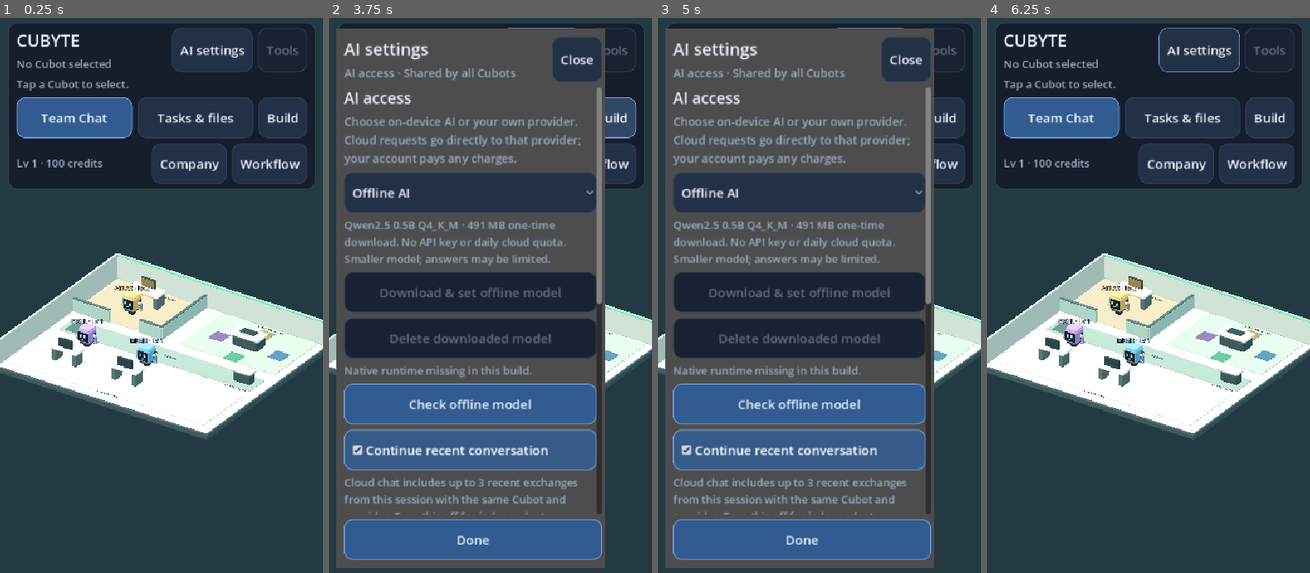
Above: before the commit, frames 1-4 (left to right).
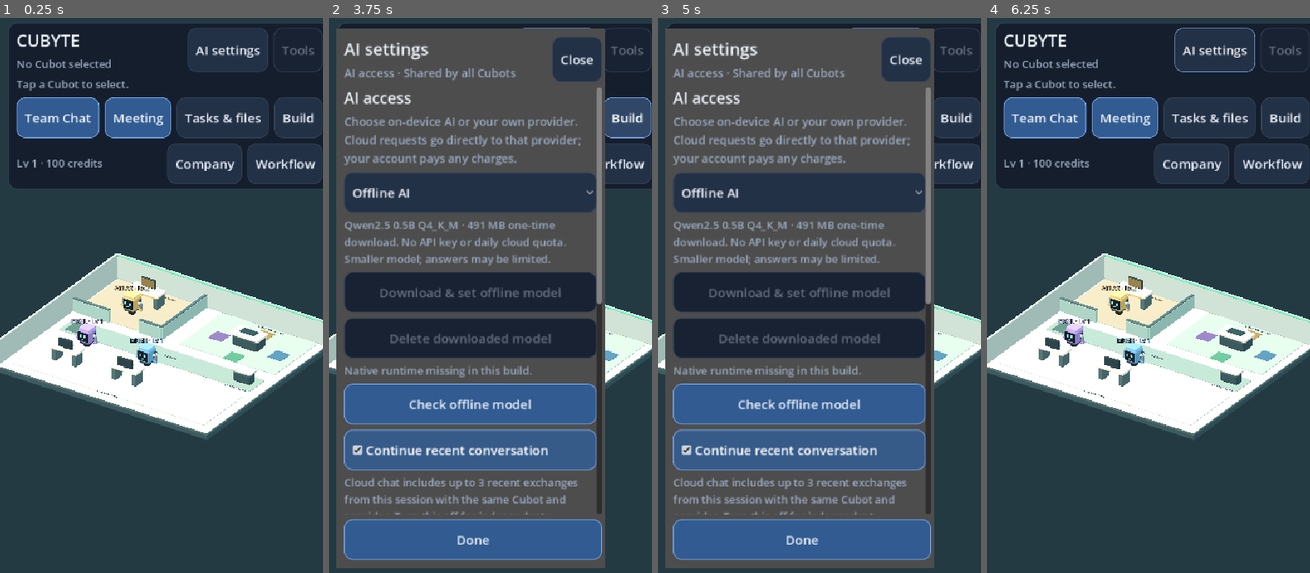
Above: after the commit, the same moments.

Repository: joparoxxx/VOXHAVEN
Game: Godot game, scene res://scenes/office.tscn
Two runs of this game, one before a commit and one after it. Both use one fixed random seed, a clock stepped at 60 frames per second and the inputs below.
Inputs (mouse positions are in pixels of both pictures, inside the frame that each line leads up to):
- Up to frame 1 (0.25 s): no input
- Up to frame 2 (3.75 s): click "AI settings" at 0.5 s; click "Team Chat" at 1.25 s; click "Tasks & files" at 2 s; click (467, 117) at 2.75 s, where only the run after the commit has a clickable "Meeting"; click "Build" at 3.5 s
- Up to frame 3 (5 s): click "Company" at 4.25 s
- Up to frame 4 (6.25 s): click "Workflow" at 5 s; click "Done" at 5.75 s

The runs differ from the first frame. In frame 1, 4.8% of the frame differs, in the area x 7-100%, y 1-31%; in frame 2, 1.2%; in frame 3, 1.0%; in frame 4, 4.9%.

Commit message:
feat(meetings): gather Cubots, animate speakers and execute reviewed project workflows [skip ci]

Diff:
--- a/game/scenes/office.gd
+++ b/game/scenes/office.gd
@@ -9,6 +9,15 @@
 const AIConsole = preload("res://scenes/ai_console.gd")
 const TeamChat = preload("res://scenes/team_chat.gd")
 var team_chat: Window
+var meeting_room: Window
+var meeting_button: Button
+var meeting_active := false
+var meeting_arrivals: Array[int] = []
+var meeting_walker := -1
+var meeting_route: Array[Vector3] = []
+var meeting_plan_pending := false
+var meeting_speaker := -1
+var meeting_line_until := 0.0
 var team_task_id := ""
 const Workspace = preload("res://scenes/workspace.gd")
 var workspace: Window
@@ -384,6 +393,9 @@
 	var team_button := UI.button("Team Chat", _show_team, true)
 	team_button.size_flags_horizontal = Control.SIZE_EXPAND_FILL
 	workspace_row.add_child(team_button)
+	meeting_button = UI.button("Meeting", _call_meeting, true)
+	meeting_button.size_flags_horizontal = Control.SIZE_EXPAND_FILL
+	workspace_row.add_child(meeting_button)
 	var workspace_button := UI.button("Tasks & files", _show_workspace)
 	workspace_button.size_flags_horizontal = Control.SIZE_EXPAND_FILL
 	workspace_row.add_child(workspace_button)
@@ -476,6 +488,13 @@
 	team_chat.hide()
 	add_child(team_chat)
 	team_chat.connect("proposal_approved", _team_task)
+	meeting_room = TeamChat.new()
+	meeting_room.set("meeting_mode", true)
+	meeting_room.hide()
+	add_child(meeting_room)
+	meeting_room.connect("project_plan_ready", _review_meeting_plan)
+	meeting_room.connect("speaker_changed", _meeting_speaker_changed)
+	meeting_room.connect("meeting_ended", _end_meeting)
 	workspace = Workspace.new()
 	workspace.hide()
 	add_child(workspace)
@@ -499,7 +518,7 @@
 	_select_cubot(-1)
 
 func _select_cubot(index: int) -> void:
-	if busy or index < -1 or index >= ROBOT_IDS.size() or (index >= 0 and not roster.is_active(ROBOT_IDS[index])):
+	if busy or meeting_active or index < -1 or index >= ROBOT_IDS.size() or (index >= 0 and not roster.is_active(ROBOT_IDS[index])):
 		return
 	_end_conversation()
 	_stop_ambient()
@@ -520,11 +539,15 @@
 	_refresh_binding()
 
 func _toggle_tools() -> void:
+	if meeting_active:
+		return
 	if selected < 0:
 		return
 	tools_panel.visible = not tools_panel.visible
 
 func _show_ai_settings() -> void:
+	if meeting_active:
+		return
 	if not busy:
 		ai_console.show_settings_for(ROBOT_IDS[selected] if selected >= 0 else "")
 
@@ -602,7 +625,7 @@
 		point = event.position
 	else:
 		return
-	if busy:
+	if busy or meeting_active:
 		return
 	var nearest := -1
 	var distance := 42.0
@@ -618,7 +641,7 @@
 	get_viewport().set_input_as_handled()
 
 func _queue(tool: String, payload: String, requested_by: String = "") -> void:
-	if busy or selected < 0:
+	if busy or meeting_active or selected < 0:
 		return
 	pending_id = engine.enqueue(ROBOT_IDS[selected], tool, payload, requested_by)
 	if pending_id.is_empty():
@@ -671,6 +694,9 @@
 	if face_update_wait >= 0.08:
 		face_update_wait = 0.0
 		_update_faces()
+	if meeting_active:
+		_update_meeting(delta)
+		return
 	if not busy:
 		_update_ambient(delta)
 		if selected >= 0 and not _modal_open():
@@ -719,6 +745,8 @@
 			face_states[i] = "idle"
 			face_until[i] = 0.0
 		var state: String = face_states[i]
+		if meeting_active and meeting_walker < 0 and meeting_arrivals.is_empty():
+			state = "talking" if i == meeting_speaker and face_clock < meeting_line_until else "listening"
 		if i in interaction_ids and not dialogue_lines.is_empty() and state == "idle":
 			state = "talking" if i == interaction_ids[Social.speaker(dialogue_turn)] else "listening"
 		if i == selected or state != "idle":
@@ -763,6 +791,8 @@
 	if not requester.is_empty():
 		route = requester.to_upper() + " → " + route
 	status.text = route + ": " + str(task["status"])
+	if is_instance_valid(meeting_room) and meeting_room.call("tracks_task", str(task["id"])) and task["status"] in ["succeeded","failed","cancelled","interrupted"]:
+		meeting_room.call("record_task_result", task)
 	if str(task["id"]) == team_task_id and task["status"] in ["succeeded", "failed", "cancelled", "interrupted"]:
 		team_chat.call("record_task_result", task)
 		team_task_id = ""
@@ -841,6 +871,8 @@
 	column.add_child(skill_status)
 
 func _show_skills() -> void:
+	if meeting_active:
+		return
 	if busy or selected < 0:
 		return
 	_refresh_skill_picker()
@@ -887,6 +919,8 @@
 		run_png.disabled = not engine.is_ready() or not roster.can_use(ROBOT_IDS[selected], "png")
 
 func _run_skill() -> void:
+	if meeting_active:
+		return
 	if busy or selected < 0:
 		return
 	var binding: Dictionary = skills.get_binding(ROBOT_IDS[selected])
@@ -975,6 +1009,8 @@
 	column.add_child(robot_dialog_status)
 
 func _show_robot_profile() -> void:
+	if meeting_active:
+		return
 	if busy or selected < 0:
 		return
 	var id: String = ROBOT_IDS[selected]
@@ -1021,6 +1057,8 @@
 	robot_dialog_status.text = "Saved locally." if ok else "One or more settings failed to save. Reopen to check."
 
 func _delegate_task() -> void:
+	if meeting_active:
+		return
 	if busy or selected != 0:
 		return
 	var tool: String = Tools.IDS[manager_tool.selected]
@@ -1039,10 +1077,14 @@
 	_queue(tool, ("" if tool == "png" else (input.text if tool == "text" else local_payload.text)), "atlas")
 
 func _show_ai() -> void:
+	if meeting_active:
+		return
 	if not busy and selected >= 0:
 		ai_console.show_for(ROBOT_IDS[selected])
 
 func _ai_task(robot_id: String, tool: String, payload: String, worker_id: String) -> void:
+	if meeting_active:
+		return
 	if busy or not roster.can_use(robot_id, tool) or not roster.can_use(worker_id, tool):
 		status.text = "AI tool request denied or worker busy."
 		return
@@ -1060,21 +1102,27 @@
 	_queue(tool, payload, robot_id if worker_id != robot_id else "")
 
 func _show_team() -> void:
+	if meeting_active:
+		return
 	if not busy and not ai_console.online_busy:
 		team_chat.call("show_team", ai_console)
 
 func _create_selected_file() -> void:
+	if meeting_active:
+		return
 	if selected < 0 or busy or local_tool.selected < 0:
 		return
 	var tool: String = Tools.IDS[local_tool.selected]
 	_queue(tool, "" if tool == "png" else local_payload.text)
 
 func _show_workspace() -> void:
+	if meeting_active:
+		return
 	if not busy and not ai_console.online_busy:
 		workspace.call("show_workspace", engine)
 
 func _run_queued(id: String) -> void:
-	if busy:
+	if busy or meeting_active:
 		return
 	var task: Dictionary = engine.get_task(id)
 	if task.get("status") != "queued":
@@ -1221,6 +1269,8 @@
 	column.add_child(layout_status)
 
 func _show_build() -> void:
+	if meeting_active:
+		return
 	if busy or ai_console.online_busy:
 		return
 	_layout_robot_selected(robot_picker.selected)
@@ -1292,6 +1342,8 @@
 		layout_status.text = "Robot color saved."
 
 func _run_workflow() -> void:
+	if meeting_active:
+		return
 	if busy or selected < 0 or skill_picker.selected < 0:
 		return
 	var payloads: Variant = JSON.parse_string(workflow_payloads.text)
@@ -1316,6 +1368,8 @@
 		return
 	if ai_console.visible:
 		ai_console.handle_back()
+	elif meeting_active:
+		meeting_room.call("_close")
 	elif is_instance_valid(team_chat) and team_chat.visible:
 		team_chat.call("_close")
 	elif is_instance_valid(workspace) and workspace.visible:
@@ -1395,6 +1449,8 @@
 		company_label.text = "Lv " + str(company.level()) + " · " + str(int(data["credits"])) + " credits"
 
 func _show_company() -> void:
+	if meeting_active:
+		return
 	if not busy and not ai_console.online_busy:
 		company_hq.call("show_company", company)
 
@@ -1435,12 +1491,16 @@
 			_box(decorations, Vector3(1.25 - line * 0.15, 0.035, 0.015), Vector3(3.35, 1.68 - line * 0.17, -5.85), Color("#6d8e99"))
 
 func _show_workflow_builder() -> void:
-	if not busy and not ai_console.online_busy:
+	if not busy and not meeting_active and not ai_console.online_busy:
+		meeting_plan_pending = false
 		workflow_builder.call("show_builder", engine, roster)
 
 func _start_team_workflow(ids: Array) -> void:
-	if busy or ids.is_empty():
-		return
+	if busy or meeting_active or ids.is_empty():
+		return
+	if meeting_plan_pending:
+		meeting_room.call("register_project_tasks", ids)
+		meeting_plan_pending = false
 	workflow_queue.clear()
 	for id in ids:
 		workflow_queue.append(str(id))
@@ -1460,7 +1520,7 @@
 	ambient_wait = 4.0
 
 func _modal_open() -> bool:
-	for window in [ai_console, team_chat, workspace, build_dialog, robot_dialog, skill_dialog, company_hq, workflow_builder, mission_board]:
+	for window in [ai_console, team_chat, workspace, build_dialog, robot_dialog, skill_dialog, company_hq, workflow_builder, mission_board, meeting_room]:
 		if is_instance_valid(window) and window.visible:
 			return true
 	return false
@@ -1664,12 +1724,16 @@
 	Engine.max_fps = 30 if low_power else 60
 
 func _show_missions() -> void:
+	if meeting_active:
+		return
 	if busy or selected < 0 or not roster.is_active(ROBOT_IDS[selected]):
 		return
 	robot_dialog.hide()
 	mission_board.call("show_for", ROBOT_IDS[selected], progression, roster)
 
 func _start_mission(robot_id: String, tool: String, payload: String) -> void:
+	if meeting_active:
+		return
 	if busy or not progression.ready or not roster.is_active(robot_id) or not roster.can_use(robot_id, tool):
 		return
 	var mission: Dictionary = progression.current_mission(robot_id)
@@ -1688,3 +1752,115 @@
 	if tier >= 0:
 		equipment_markers[i].material_override.albedo_color = [Color("#a8c4d8"), Color("#70d7b1"), Color("#f5d998")][tier]
 	cubot_labels[i].text = robot_id.to_upper() + " · Lv " + str(progression.level(robot_id))
+
+func _call_meeting() -> void:
+	if busy or ai_console.online_busy or team_chat.get("busy") == true:
+		return
+	if meeting_active:
+		if meeting_walker >= 0 or not meeting_arrivals.is_empty():
+			_end_meeting()
+			return
+		meeting_room.call("show_team", ai_console)
+		return
+	if _modal_open():
+		return
+	_select_cubot(-1)
+	_end_conversation()
+	_stop_ambient()
+	tools_panel.hide()
+	meeting_active = true
+	meeting_button.text = "Cancel meeting"
+	meeting_arrivals.clear()
+	for i in range(robots.size()):
+		if roster.is_active(ROBOT_IDS[i]):
+			meeting_arrivals.append(i)
+	status.text = "Cubots are walking to the meeting room."
+	_next_meeting_arrival()
+
+func _next_meeting_arrival() -> void:
+	meeting_walker = -1
+	meeting_route.clear()
+	if meeting_arrivals.is_empty():
+		meeting_button.text = "Meeting"
+		status.text = "Team assembled. Enter the project briefing."
+		meeting_room.call("show_team", ai_console)
+		return
+	meeting_walker = meeting_arrivals.pop_front()
+	var plan := Navigation.new()
+	for i in range(desks.size()):
+		if desks[i].visible:
+			plan.block_box(desks[i].position, Vector2(1.35,0.85))
+	HQ.block_fixed(plan)
+	for i in range(robots.size()):
+		if i != meeting_walker and robots[i].visible:
+			plan.block_box(robots[i].position, Vector2(0.65,0.65))
+	meeting_route = plan.route(robots[meeting_walker].position, HQ.SEATS[meeting_walker])
+	if meeting_route.is_empty():
+		# A blocked seat must not teleport a robot or silently pretend attendance.
+		_end_meeting()
+		status.text = "Meeting blocked by an occupied route. Try again after the Cubots move."
+
+func _update_meeting(delta: float) -> void:
+	if meeting_walker >= 0:
+		var index := meeting_walker
+		if meeting_route.is_empty():
+			_next_meeting_arrival()
+			return
+		var point: Vector3 = meeting_route[0]
+		var robot := robots[index]
+		var before := robot.position
+		_face_target(index, point, delta)
+		robot.position = before.move_toward(point, delta * 3.0 * progression.speed_multiplier(ROBOT_IDS[index]))
+		if before.distance_to(robot.position) > 0.001:
+			wheels[index].rotate_x(-delta * 7.0)
+		if robot.position.distance_to(point) < 0.01:
+			meeting_route.pop_front()
+		return
+	for i in range(robots.size()):
+		if not robots[i].visible:
+			continue
+		var target: Vector3 = HQ.MEETING_CENTER
+		if meeting_speaker >= 0 and meeting_speaker != i and face_clock < meeting_line_until:
+			target = robots[meeting_speaker].position
+		_face_target(i, target, delta)
+		if i == meeting_speaker and face_clock < meeting_line_until:
+			body_pivots[i].rotation.x = 0.025 * sin(face_clock * 8.0)
+		else:
+			body_pivots[i].rotation.x = 0.0
+			speech_labels[i].hide()
+	if meeting_speaker >= 0 and face_clock >= meeting_line_until:
+		speech_labels[meeting_speaker].hide()
+		meeting_speaker = -1
+
+func _meeting_speaker_changed(id: String, line: String) -> void:
+	if not meeting_active:
+		return
+	for label in speech_labels:
+		label.hide()
+	meeting_speaker = ROBOT_IDS.find(id)
+	if meeting_speaker >= 0:
+		speech_labels[meeting_speaker].text = line
+		speech_labels[meeting_speaker].show()
+		meeting_line_until = face_clock + (20.0 if line == "Thinking…" else 4.0)
+		status.text = id.to_upper() + ": " + line.left(85)
+
+func _end_meeting() -> void:
+	meeting_active = false
+	meeting_arrivals.clear()
+	meeting_route.clear()
+	meeting_walker = -1
+	meeting_speaker = -1
+	for i in range(speech_labels.size()):
+		speech_labels[i].hide()
+		body_pivots[i].rotation.x = 0.0
+		mouths[i].scale = Vector3.ONE
+	meeting_button.text = "Meeting"
+	status.text = "Meeting ended. Cubots are available."
+	_stop_ambient()
+
+func _review_meeting_plan(plan: Array) -> void:
+	if busy or plan.is_empty():
+		return
+	_end_meeting()
+	meeting_plan_pending = true
+	workflow_builder.call("review_project", engine, roster, plan)
